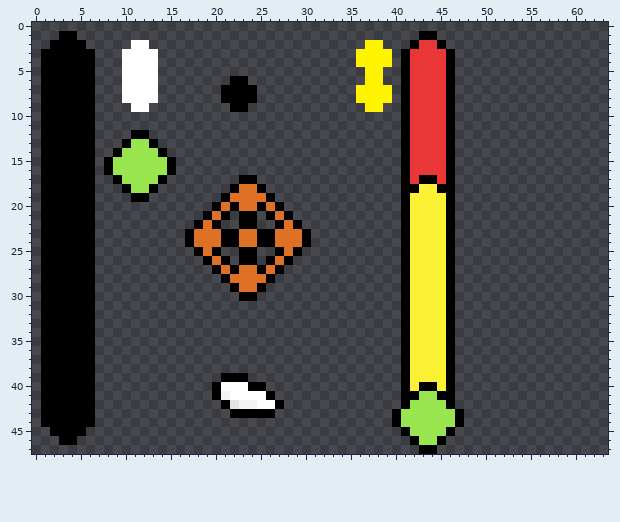
Two versions of one pixel-art sprite, assets/sprites/aim_system2.png. This is how it looked before the edit.
The file is 64x48 pixels.
Now the later version:
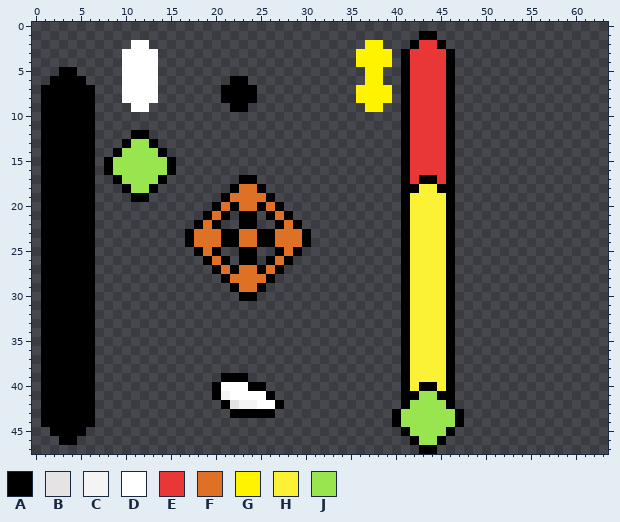
Palette (. is transparent): A #000000  B #e5e3e3  C #f4f4f4  D #ffffff  E #e93636  F #df7126  G #fff300  H #fbf236  J #99e550
What changed:
y 1: x 3..4 AA -> ..
y 2: x 2..5 AAAA -> ....
y 3..4: x 1..6 AAAAAA -> ......
y 5: x 1..2 AA -> ..; x 5..6 AA -> ..
y 6: x 1 A -> .; x 6 A -> .
